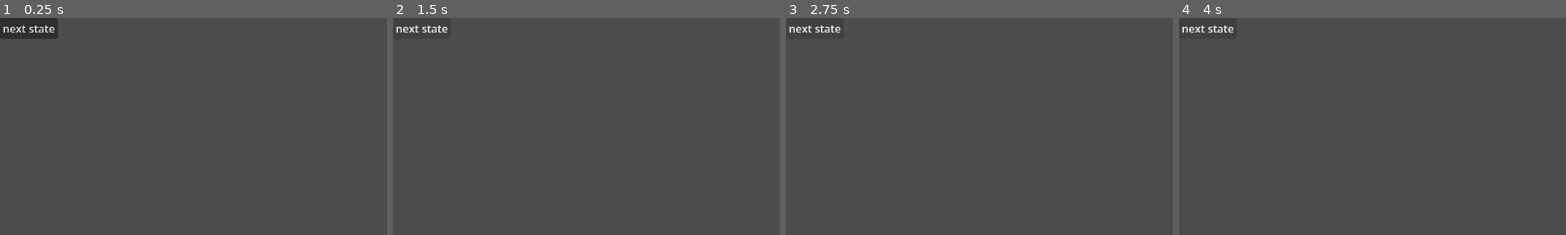
Above: before the commit, frames 1-4 (left to right).
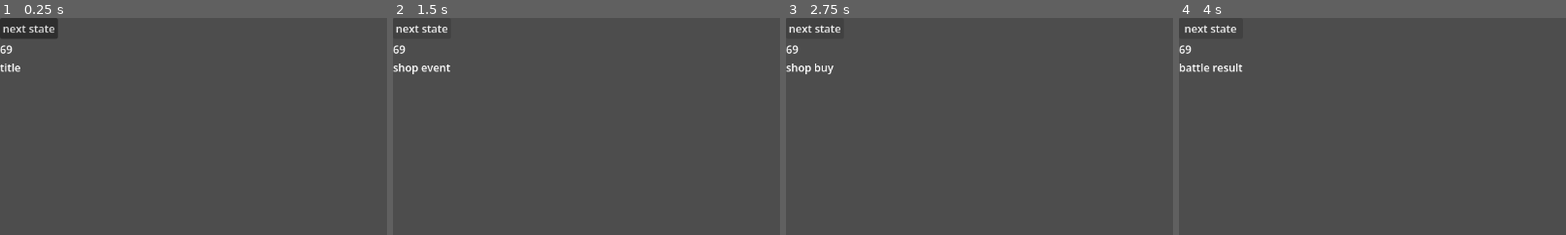
Above: after the commit, the same moments.

Repository: em-r-linso/autobattler
Game: Godot game, scene res://main.tscn
Two runs of this game, one before a commit and one after it. Both use one fixed random seed, a clock stepped at 60 frames per second and the inputs below.
Inputs:
- Up to frame 1 (0.25 s): no input
- Up to frame 2 (1.5 s): click "next state" at 0.5 s; click "next state" at 1.25 s
- Up to frame 3 (2.75 s): click "next state" at 2 s
- Up to frame 4 (4 s): tap Enter at 2.75 s; tap Space at 3.5 s
The pictures show only the part of the screen within x 0-50%, y 0-50%; the shares and areas given below are measured in that part.

The runs differ from the first frame. In frame 1, 0.2% of the frame differs, in the area x 0-6%, y 12-25%; in frame 2, 0.4%; in frame 3, 0.3%; in frame 4, 0.7%, in the area x 0-17%, y 3-25%.

Commit message:
Add UI labels for state & money

Diff:
--- a/state_manager.gd
+++ b/game_manager.gd
@@ -10,7 +10,9 @@
 	BATTLE_RESULT,
 	MATCH_RESULT
 }
+
 const state_names = {
+	null: "null",
 	STATE.TITLE: "title",
 	STATE.SHOP_ENTER: "shop enter",
 	STATE.SHOP_EVENT: "shop event",
@@ -22,13 +24,22 @@
 
 
 @export var initial_state = STATE.TITLE
+@export var initial_money = 0
+
+
 var state:
 	set(value):
 		state = value
-		print(state_names[state])
-		SignalBus.game_state_changed.emit(state)
+		SignalBus.game_state_changed.emit(state, state_names[state])
 	get:
 		return state
+
+var money:
+	set(value):
+		money = value
+		SignalBus.money_changed.emit(money)
+	get:
+		return money
 
 
 func _enter_tree():
@@ -41,6 +52,7 @@
 
 func _ready():
 	state = initial_state
+	money = initial_money
 
 
 func on_next_state_button_pressed():
--- a/main.tscn
+++ b/main.tscn
@@ -1,23 +1,35 @@
 [gd_scene format=3 uid="uid://fjcqnixt2dp4"]
 
-[ext_resource type="Script" uid="uid://bmbhtuklso6m" path="res://state_manager.gd" id="1_ig7tw"]
+[ext_resource type="Script" uid="uid://bmbhtuklso6m" path="res://game_manager.gd" id="1_ig7tw"]
 [ext_resource type="Script" uid="uid://t7vsv4gfupph" path="res://signal_bus.gd" id="2_0xm2m"]
-[ext_resource type="Script" uid="uid://cysarj03lb8wg" path="res://listener_test.gd" id="3_h2yge"]
 [ext_resource type="Script" uid="uid://db53osn54d2a7" path="res://next_state_button.gd" id="4_1bvp3"]
+[ext_resource type="Script" uid="uid://bijpdptop5vfj" path="res://money_label.gd" id="4_lquwl"]
+[ext_resource type="Script" uid="uid://61gs4rx5ybou" path="res://state_label.gd" id="5_lquwl"]
 
 [node name="main" type="Node2D" unique_id=1755058329]
 
-[node name="state manager" type="Node" parent="." unique_id=1929405047]
+[node name="game manager" type="Node" parent="." unique_id=1929405047]
 script = ExtResource("1_ig7tw")
+initial_money = 69
 
 [node name="signal bus" type="Node" parent="." unique_id=489246307]
 script = ExtResource("2_0xm2m")
 
-[node name="listener test" type="Node" parent="." unique_id=2122921779]
-script = ExtResource("3_h2yge")
+[node name="placeholder ui container" type="VBoxContainer" parent="." unique_id=373669900]
+offset_right = 40.0
+offset_bottom = 40.0
 
-[node name="next state button" type="Button" parent="." unique_id=143042093]
-offset_right = 8.0
-offset_bottom = 8.0
+[node name="next state button" type="Button" parent="placeholder ui container" unique_id=143042093]
+layout_mode = 2
 text = "next state"
 script = ExtResource("4_1bvp3")
+
+[node name="money label" type="Label" parent="placeholder ui container" unique_id=944645010]
+layout_mode = 2
+text = "[money]"
+script = ExtResource("4_lquwl")
+
+[node name="state label" type="Label" parent="placeholder ui container" unique_id=1886998971]
+layout_mode = 2
+text = "[state]"
+script = ExtResource("5_lquwl")
--- /dev/null
+++ b/money_label.gd
@@ -0,0 +1,13 @@
+extends Label
+
+
+func _enter_tree():
+	SignalBus.money_changed.connect(on_money_changed)
+
+
+func _exit_tree():
+	SignalBus.money_changed.disconnect(on_money_changed)
+
+
+func on_money_changed(money : int):
+	text = str(money)
--- a/signal_bus.gd
+++ b/signal_bus.gd
@@ -4,5 +4,6 @@
 @warning_ignore_start("unused_signal")
 
 
-signal game_state_changed(state : int)
+signal game_state_changed(state : int, state_name : String)
+signal money_changed(money : int)
 signal next_state_button_pressed()
--- a/listener_test.gd
+++ b/state_label.gd
@@ -1,4 +1,4 @@
-extends Node
+extends Label
 
 
 func _enter_tree():
@@ -9,5 +9,7 @@
 	SignalBus.game_state_changed.disconnect(on_game_state_changed)
 
 
-func on_game_state_changed(state : int):
-	print(state)
+func on_game_state_changed(state : int, state_name : String):
+	print("on game state changed")
+	print(state_name)
+	text = state_name
Renamed: state_manager.gd.uid -> game_manager.gd.uid
Not shown, removed: listener_test.gd.uid
Not shown, added: money_label.gd.uid
Not shown, added: state_label.gd.uid
